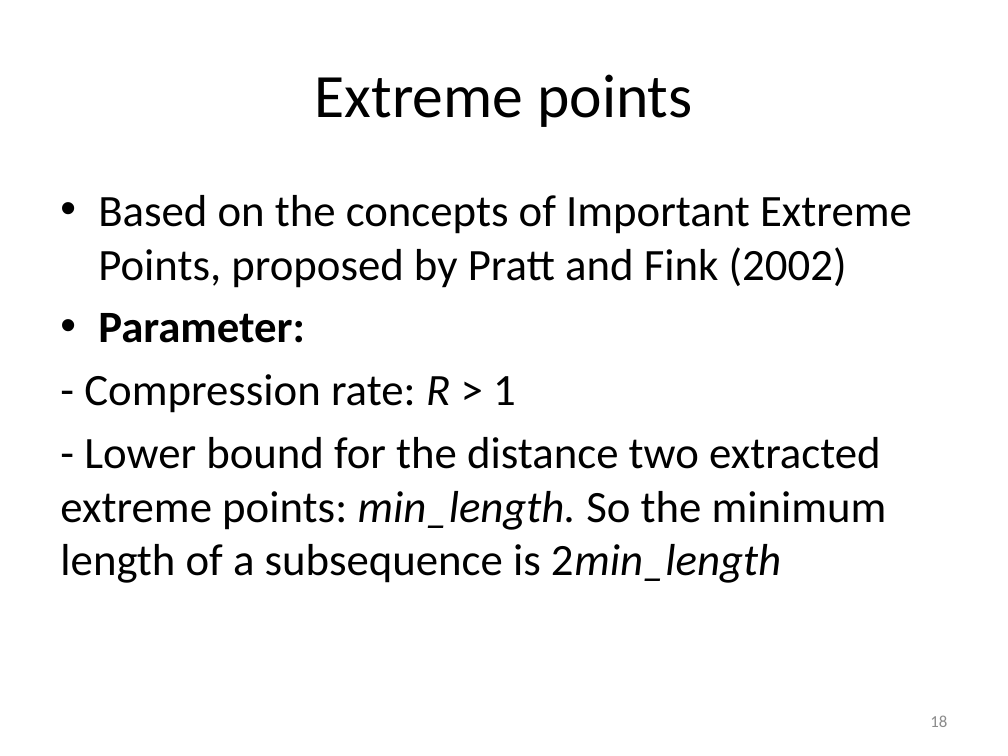
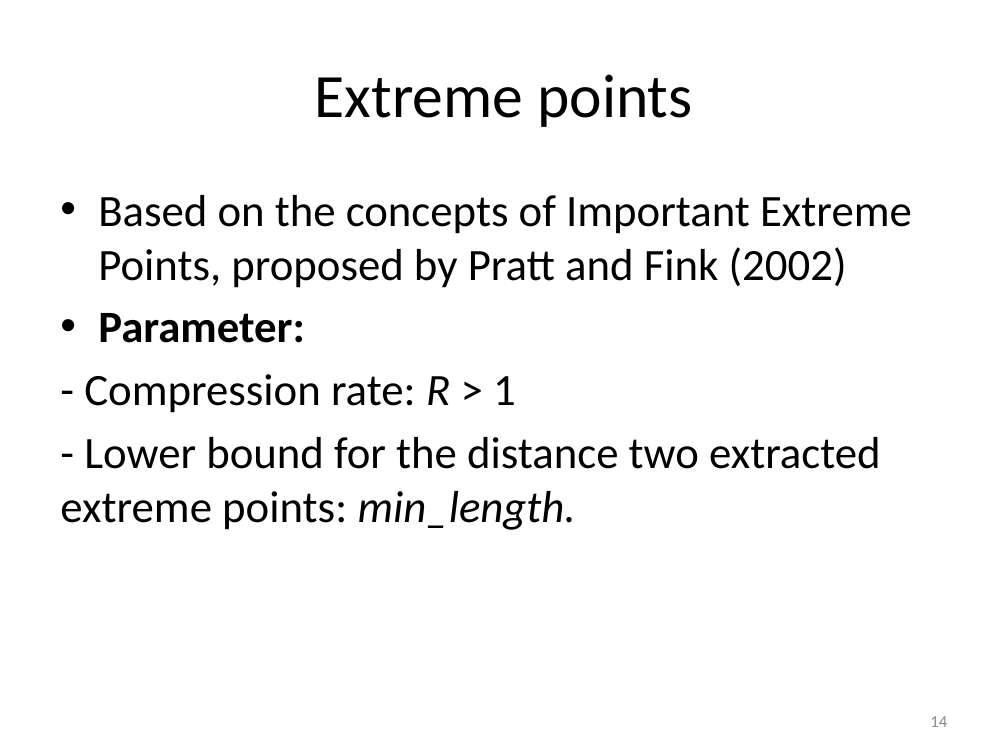
Before and after one commit to vyngo/caohoc-project-name, a slide deck: slide 14 of Report/pre.pptx (slide 18 before the commit). Drawn at 1008x756 pixels with LibreOffice and Linux fonts; fonts in the diff are those of the drawing. Boxes give left, top, right and bottom in pixels: in the first picture for what was removed or moved away, otherwise in the second. Text is boxed around its words. In the diff, an @@ line names an element or a change of style, - is before the commit and + after.

```diff
--- a/Report/pre.pptx
+++ b/Report/pre.pptx
@@ text at (60,437,881,530): text changed @@
-- Lower bound for the distance two extracted extreme points: min_length. So the minimum length of a subsequence is 2min_length
+- Lower bound for the distance two extracted extreme points: min_length.
@@ page number at (930,716,947,727): text changed @@
-18
+14
```
Also in this commit, not shown: 6 other slides changed, 6 slides added, 1 slide removed, 1 other file.
